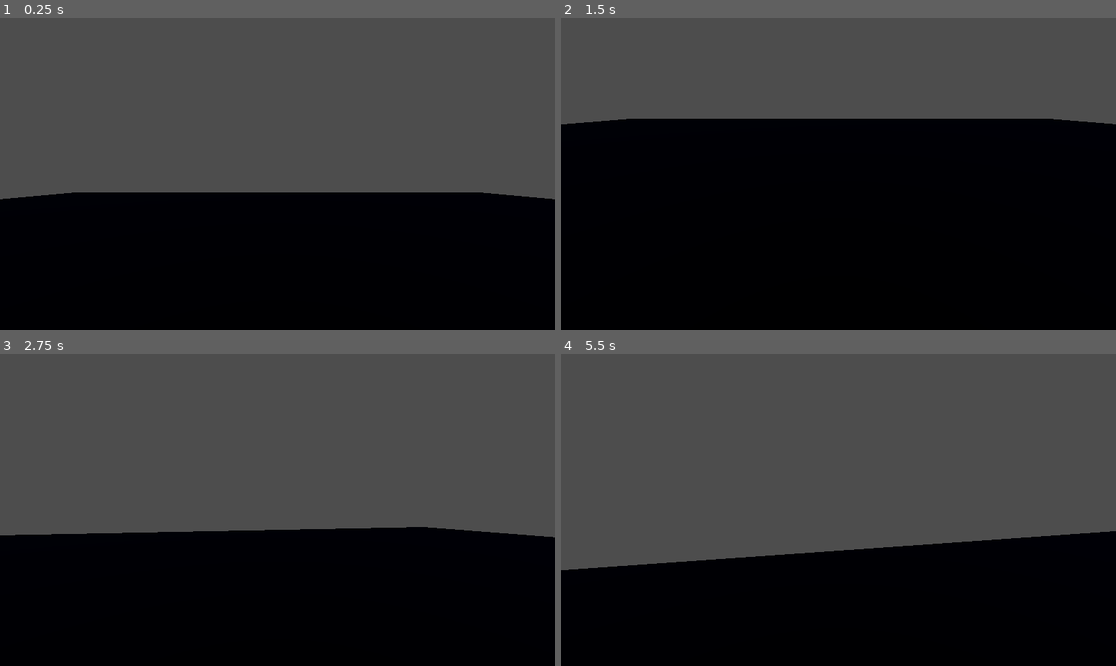
Above: before the commit, frames 1-4 (two rows, left to right).
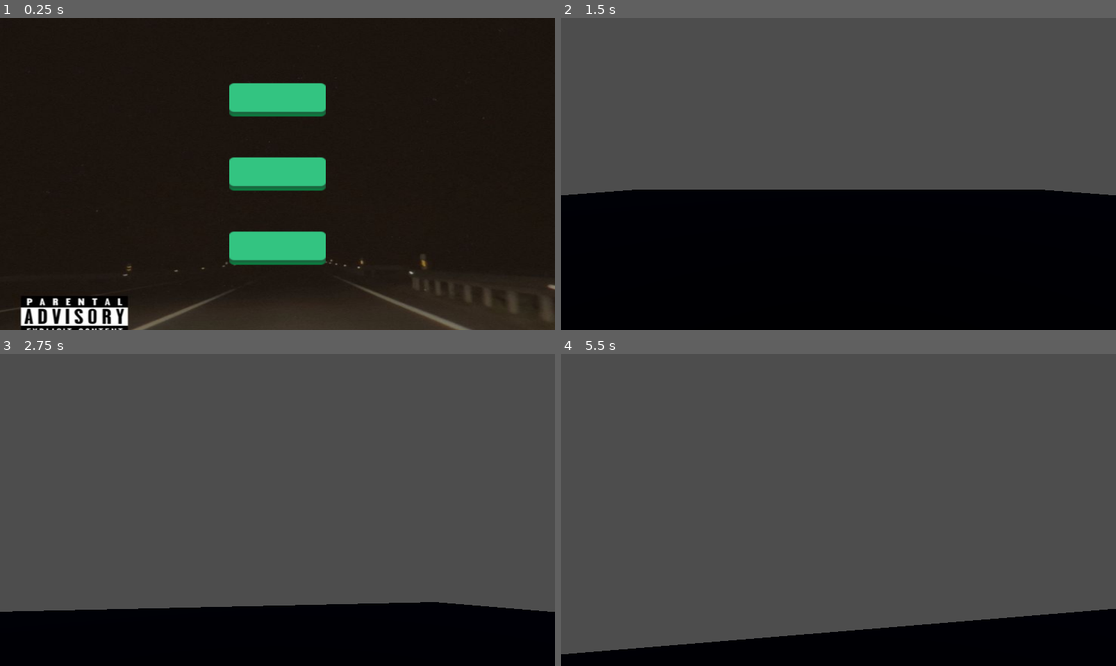
Above: after the commit, the same moments.

Repository: shrg29/finalprojectATCG
Game: Godot game, scene res://scenes/main_menu.tscn
Same seed, same stepped clock (60 frames per second), same inputs: the game is played once before the commit and once after it. Before the commit the project starts from res://test_level.tscn.
Inputs (mouse positions are in pixels of both pictures, inside the frame that each line leads up to):
- Up to frame 1 (0.25 s): no input
- Up to frame 2 (1.5 s): click (838, 174) at 0.52 s; click (838, 220) at 1.27 s
- Up to frame 3 (2.75 s): tap Enter at 2 s; move the mouse to (305, 510) at 2.02 s; hold W (move_forward) from 2.03 s (still down)
- Up to frame 4 (5.5 s): keep holding W (move_forward); move the mouse to (810, 510) at 2.77 s; move the mouse to (849, 503) at 3.52 s; move the mouse to (832, 516) at 4.27 s; move the mouse to (877, 513) at 5.02 s

The runs differ from the first frame. In frame 1, 99% of the frame differs, in the area x 0-100%, y 0-100%; in frame 2, 23%; in frame 3, 24%; in frame 4, 26%.

Commit message:
main menu and game over scenes implemented

Diff:
--- a/final-project-actg/project.godot
+++ b/final-project-actg/project.godot
@@ -11,9 +11,9 @@
 [application]
 
 config/name="finalProjectACTG"
-run/main_scene="uid://dl2bibffowpb4"
+run/main_scene="uid://db0y660270my1"
 config/features=PackedStringArray("4.5", "Forward Plus")
-config/icon="res://icon.svg"
+config/icon="res://assets/images/icon.svg"
 
 [input]
 
--- a/final-project-actg/Player.tscn
+++ b/final-project-actg/scenes/Player.tscn
@@ -1,6 +1,6 @@
 [gd_scene load_steps=3 format=3 uid="uid://dn25a6avlx0kf"]
 
-[ext_resource type="Script" uid="uid://cw8f7idygr68f" path="res://player.gd" id="1_xhfnw"]
+[ext_resource type="Script" uid="uid://cw8f7idygr68f" path="res://scripts/player.gd" id="1_xhfnw"]
 
 [sub_resource type="CapsuleShape3D" id="CapsuleShape3D_0rwas"]
 radius = 0.3
--- /dev/null
+++ b/final-project-actg/scenes/game_over.tscn
@@ -0,0 +1,38 @@
+[gd_scene load_steps=2 format=3 uid="uid://5acvhpdvceqw"]
+
+[ext_resource type="Texture2D" uid="uid://cm1ya5e1ewbcu" path="res://assets/images/button.png" id="1_xeevv"]
+
+[node name="GameOver" type="Control"]
+layout_mode = 3
+anchors_preset = 15
+anchor_right = 1.0
+anchor_bottom = 1.0
+grow_horizontal = 2
+grow_vertical = 2
+
+[node name="TextureRect" type="TextureRect" parent="."]
+layout_mode = 1
+anchors_preset = 15
+anchor_right = 1.0
+anchor_bottom = 1.0
+grow_horizontal = 2
+grow_vertical = 2
+
+[node name="CenterContainer" type="CenterContainer" parent="."]
+layout_mode = 1
+anchors_preset = 15
+anchor_right = 1.0
+anchor_bottom = 1.0
+grow_horizontal = 2
+grow_vertical = 2
+
+[node name="VBoxContainer" type="VBoxContainer" parent="CenterContainer"]
+layout_mode = 2
+
+[node name="TryAgain" type="TextureButton" parent="CenterContainer/VBoxContainer"]
+layout_mode = 2
+texture_normal = ExtResource("1_xeevv")
+
+[node name="GiveUp" type="TextureButton" parent="CenterContainer/VBoxContainer"]
+layout_mode = 2
+texture_normal = ExtResource("1_xeevv")
--- /dev/null
+++ b/final-project-actg/scenes/main_menu.tscn
@@ -0,0 +1,96 @@
+[gd_scene load_steps=4 format=3 uid="uid://db0y660270my1"]
+
+[ext_resource type="Script" uid="uid://lftv3tgf441i" path="res://scripts/main_menu.gd" id="1_bqqt6"]
+[ext_resource type="Texture2D" uid="uid://cmnlkqlfq3spp" path="res://assets/images/Album Cover💿🎧.jpeg" id="2_wu84c"]
+[ext_resource type="Texture2D" uid="uid://cm1ya5e1ewbcu" path="res://assets/images/button.png" id="3_8ln24"]
+
+[node name="Control" type="Control"]
+layout_mode = 3
+anchors_preset = 15
+anchor_right = 1.0
+anchor_bottom = 1.0
+grow_horizontal = 2
+grow_vertical = 2
+script = ExtResource("1_bqqt6")
+
+[node name="MainMenu" type="TextureRect" parent="."]
+layout_mode = 1
+anchors_preset = 15
+anchor_right = 1.0
+anchor_bottom = 1.0
+offset_top = -43.5
+offset_right = 2.0
+offset_bottom = 43.5
+grow_horizontal = 2
+grow_vertical = 2
+size_flags_horizontal = 4
+texture = ExtResource("2_wu84c")
+
+[node name="CenterContainer" type="CenterContainer" parent="."]
+layout_mode = 1
+anchors_preset = 15
+anchor_right = 1.0
+anchor_bottom = 1.0
+grow_horizontal = 2
+grow_vertical = 2
+
+[node name="VBoxContainer" type="VBoxContainer" parent="CenterContainer"]
+custom_minimum_size = Vector2(200, 300)
+layout_mode = 2
+size_flags_horizontal = 4
+size_flags_vertical = 4
+alignment = 1
+
+[node name="Start" type="TextureButton" parent="CenterContainer/VBoxContainer"]
+custom_minimum_size = Vector2(150, 150)
+layout_mode = 2
+texture_normal = ExtResource("3_8ln24")
+stretch_mode = 0
+
+[node name="Instructions" type="TextureButton" parent="CenterContainer/VBoxContainer"]
+custom_minimum_size = Vector2(150, 150)
+layout_mode = 2
+texture_normal = ExtResource("3_8ln24")
+stretch_mode = 0
+
+[node name="Quit" type="TextureButton" parent="CenterContainer/VBoxContainer"]
+custom_minimum_size = Vector2(150, 150)
+layout_mode = 2
+texture_normal = ExtResource("3_8ln24")
+stretch_mode = 0
+
+[node name="InstructionsPanel" type="Panel" parent="."]
+layout_mode = 1
+anchors_preset = 8
+anchor_left = 0.5
+anchor_top = 0.5
+anchor_right = 0.5
+anchor_bottom = 0.5
+offset_left = -205.0
+offset_top = -114.0
+offset_right = 205.0
+offset_bottom = 126.0
+grow_horizontal = 2
+grow_vertical = 2
+
+[node name="TextEdit" type="RichTextLabel" parent="InstructionsPanel"]
+layout_mode = 0
+offset_left = 72.0
+offset_top = 86.0
+offset_right = 341.0
+offset_bottom = 148.0
+text = "Survive the maze. I advise you not to run. "
+horizontal_alignment = 1
+
+[node name="PlayAnyway" type="TextureButton" parent="InstructionsPanel"]
+layout_mode = 0
+offset_left = 155.0
+offset_top = 164.0
+offset_right = 251.0
+offset_bottom = 260.0
+texture_normal = ExtResource("3_8ln24")
+
+[connection signal="pressed" from="CenterContainer/VBoxContainer/Start" to="." method="_on_start_pressed"]
+[connection signal="pressed" from="CenterContainer/VBoxContainer/Instructions" to="." method="_on_instructions_pressed"]
+[connection signal="pressed" from="CenterContainer/VBoxContainer/Quit" to="." method="_on_quit_pressed"]
+[connection signal="pressed" from="InstructionsPanel/PlayAnyway" to="." method="_on_play_anyway_pressed"]
--- a/final-project-actg/test_level.tscn
+++ b/final-project-actg/scenes/test_level.tscn
@@ -1,7 +1,7 @@
 [gd_scene load_steps=7 format=3 uid="uid://dl2bibffowpb4"]
 
-[ext_resource type="PackedScene" uid="uid://dn25a6avlx0kf" path="res://Player.tscn" id="1_gojnm"]
-[ext_resource type="PackedScene" uid="uid://th2etnrw2wps" path="res://Enemy.tscn" id="2_1c2mv"]
+[ext_resource type="PackedScene" uid="uid://dn25a6avlx0kf" path="res://scenes/Player.tscn" id="1_gojnm"]
+[ext_resource type="PackedScene" uid="uid://th2etnrw2wps" path="res://scenes/Enemy.tscn" id="2_1c2mv"]
 
 [sub_resource type="StandardMaterial3D" id="StandardMaterial3D_hsoxx"]
 albedo_color = Color(1.3461569e-07, 0.093095414, 6.016344e-09, 1)
@@ -40,7 +40,6 @@
 environment = SubResource("Environment_hsoxx")
 
 [node name="Player" parent="." instance=ExtResource("1_gojnm")]
-transform = Transform3D(1, 0, 0, 0, 1, 0, 0, 0, 1, 0, 1, 0)
 
 [node name="Enemy" parent="." instance=ExtResource("2_1c2mv")]
 transform = Transform3D(1, 0, 0, 0, 1, 0, 0, 0, 1, -23.878, 2, 6)
--- /dev/null
+++ b/final-project-actg/scripts/main_menu.gd
@@ -0,0 +1,24 @@
+extends Control
+
+@onready var start_button = $CenterContainer/VBoxContainer/Start
+@onready var instr_button = $CenterContainer/VBoxContainer/Instructions
+@onready var quit_button = $CenterContainer/VBoxContainer/Quit
+@onready var center_container = $CenterContainer
+@onready var instructions_panel = $InstructionsPanel
+
+func _ready():
+	center_container.visible = true
+	instructions_panel.visible = false
+
+func _on_start_pressed() -> void:
+	get_tree().change_scene_to_file("res://scenes/test_level.tscn")
+
+func _on_quit_pressed() -> void:
+	get_tree().quit()
+
+func _on_instructions_pressed() -> void:
+	center_container.visible = false
+	instructions_panel.visible = true
+
+func _on_play_anyway_pressed() -> void:
+	get_tree().change_scene_to_file("res://scenes/test_level.tscn")
Binary file added: final-project-actg/assets/images/Album Cover💿🎧.jpeg
Not shown, added: final-project-actg/assets/images/Album Cover💿🎧.jpeg.import
Binary file added: final-project-actg/assets/images/button.png
Not shown, added: final-project-actg/assets/images/button.png.import
Binary file added: final-project-actg/assets/images/buttonTest.png
Not shown, added: final-project-actg/assets/images/buttonTest.png.import
Renamed: final-project-actg/icon.svg -> final-project-actg/assets/images/icon.svg
Not shown, changed: final-project-actg/assets/images/icon.svg.import
Renamed: final-project-actg/Enemy.tscn -> final-project-actg/scenes/Enemy.tscn
Not shown, added: final-project-actg/scripts/main_menu.gd.uid
Renamed: final-project-actg/player.gd -> final-project-actg/scripts/player.gd
Renamed: final-project-actg/player.gd.uid -> final-project-actg/scripts/player.gd.uid
